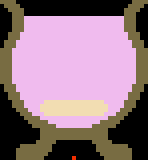
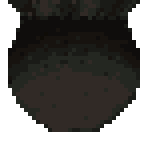
The second 148×160 image is a revision of the first. Changes to its layers:
hid "container_01.png", opacity 100% → 21%, moved it above "west access" over [0, 0, 148, 160]
renamed "container_01_visual.png" to "west access", showed it, painted on it over [0, 0, 148, 140]
